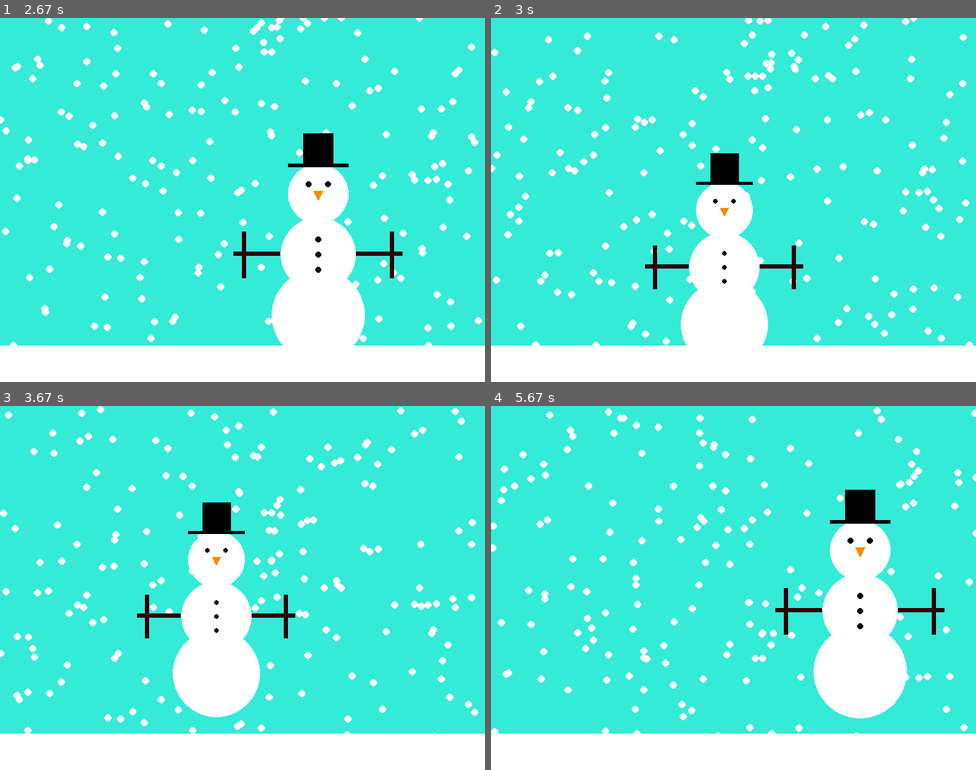
Above: before the commit, frames 1-4 (two rows, left to right).
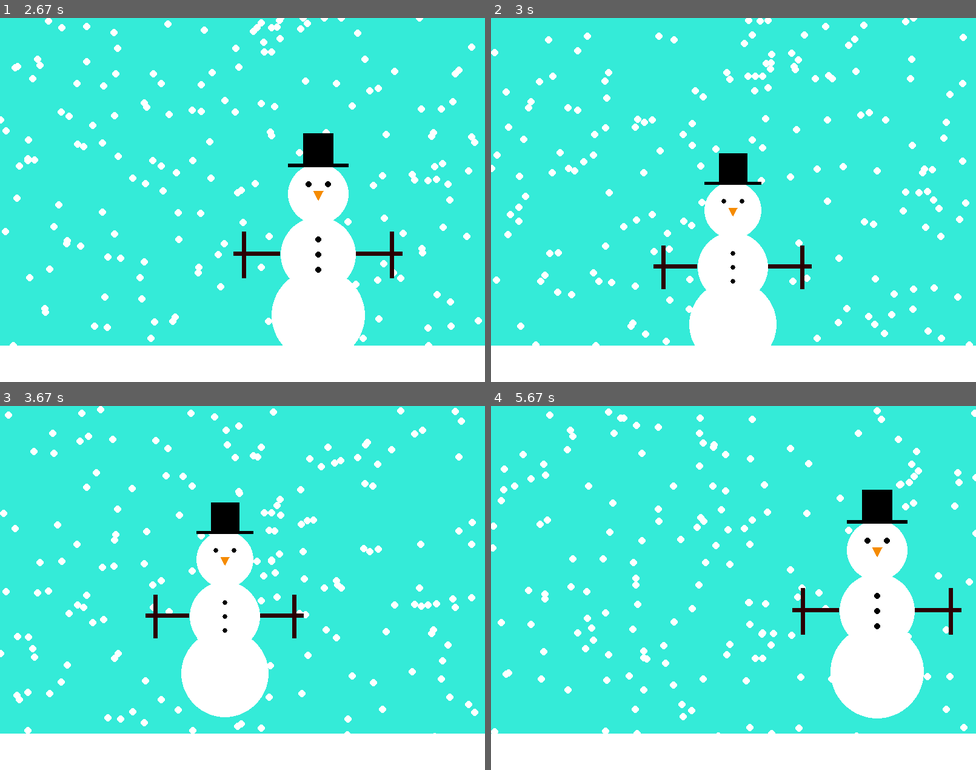
Above: after the commit, the same moments.

Repository: bly852/ICS3U1
Game: pygame game, started from (19.11.04) PyGame Intro/snowman_function.py
The game is run twice, just before and just after one commit, with the same random seed, the same clock (stepped at 60 frames per second) and the same inputs.
Inputs:
- Up to frame 1 (2.67 s): hold A 0.33-0.8 s; hold Right 0.33-0.8 s; hold Right 0.83-1.3 s; hold W 1.33-1.63 s; tap Space at 1.4, 1.73, 2.03, 2.23, 2.53 s; tap - at 1.48 s; hold Right 1.67-2.13 s; hold A from 2.17 s (still down); tap = at 2.32 s
- Up to frame 2 (3 s): release A at 2.7 s; hold Left from 2.73 s (still down); tap Space at 2.8 s; tap - at 2.88 s
- Up to frame 3 (3.67 s): tap Space at 3.1, 3.63 s; release Left at 3.13 s; hold Right from 3.57 s (still down)
- Up to frame 4 (5.67 s): tap = at 3.72, 5.38 s; tap Space at 3.93, 4.3, 4.6, 4.8, 5.1, 5.3, 5.63 s; release Right at 4.2 s; hold A 4.23-4.7 s; tap - at 4.38 s; hold Right 4.73-5.2 s; hold W 5.23-5.53 s; hold Right from 5.57 s (still down)

Frame 1 is identical in both runs. In frame 2, 2.3% of the frame differs, in the area x 31-67%, y 37-90%; in frame 3, 2.6%; in frame 4, 5.0%, in the area x 58-97%, y 23-86%.

Commit message:
Update snowman_function.py
Added support for WASD

Diff:
--- a/(19.11.04) PyGame Intro/snowman_function.py
+++ b/(19.11.04) PyGame Intro/snowman_function.py
@@ -111,12 +111,12 @@
                 if SmFoot >= floorY:
                     y -= r3
         if event.type == KEYUP:
-            if event.key == K_LEFT:
+            if event.key == K_LEFT or event.key == K_a:
                 if x_dir > 0:
                     pass
                 else:
                     x_dir = 0
-            if event.key == K_RIGHT:
+            if event.key == K_RIGHT or event.key == K_d:
                 if x_dir < 0:
                     pass
                 else:
